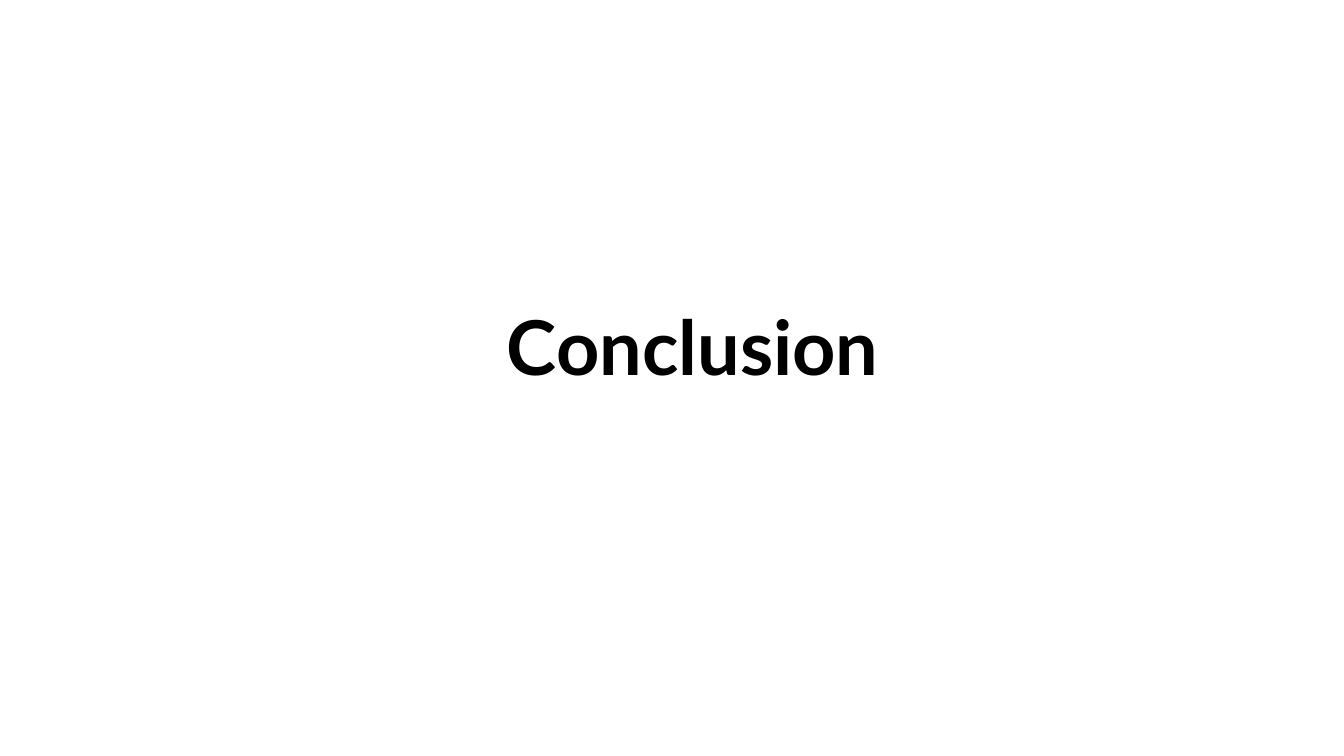
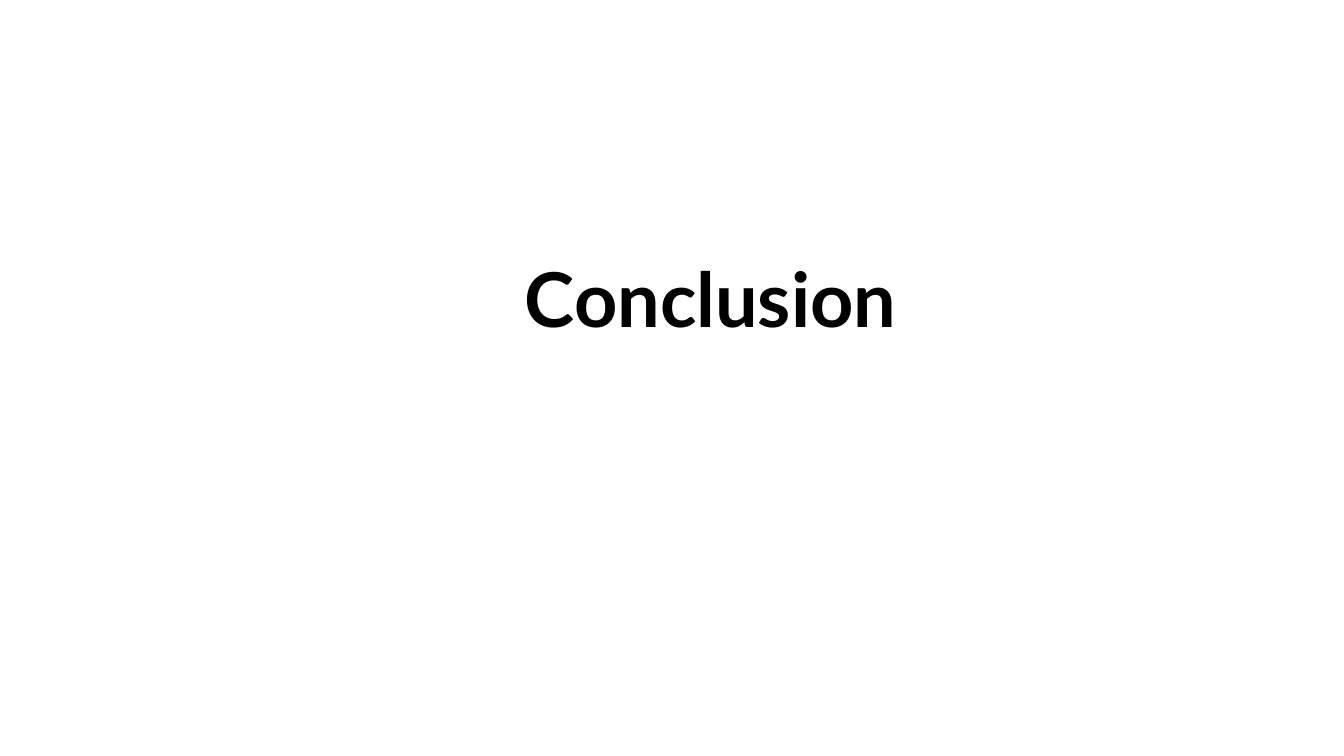
Before and after one commit to poke953/portfolio-Brule-Quentin, a slide deck: slide 5 of Presentation stage 1 brûlé quentin.pptx. Drawn at 1344x756 pixels with LibreOffice and Linux fonts; fonts in the diff are those of the drawing. Boxes give left, top, right and bottom in pixels: in the first picture for what was removed or moved away, otherwise in the second. Text is boxed around its words. In the diff, an @@ line names an element or a change of style, - is before the commit and + after.

```diff
--- a/Presentation stage 1 brûlé quentin.pptx
+++ b/Presentation stage 1 brûlé quentin.pptx
@@ title "Conclusion": place and size @@
-title "Conclusion" at [507,318,878,376]
+title "Conclusion" at [525,270,896,328]
```
Also in this commit, not shown: 1 other slide changed, 1 other file.
